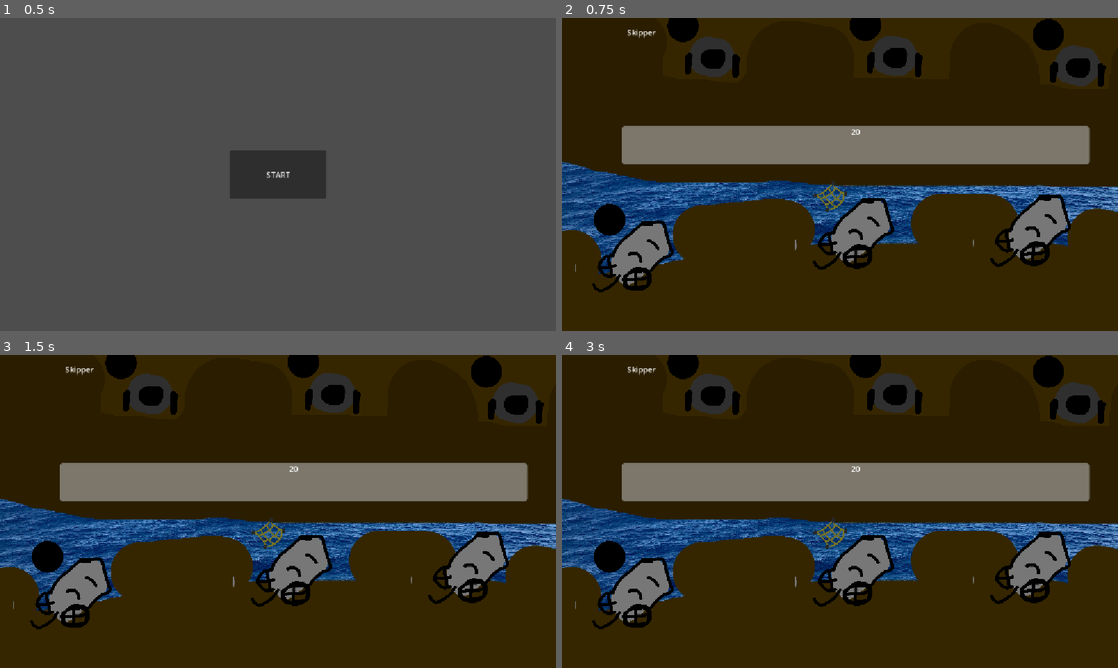
Above: before the commit, frames 1-4 (two rows, left to right).
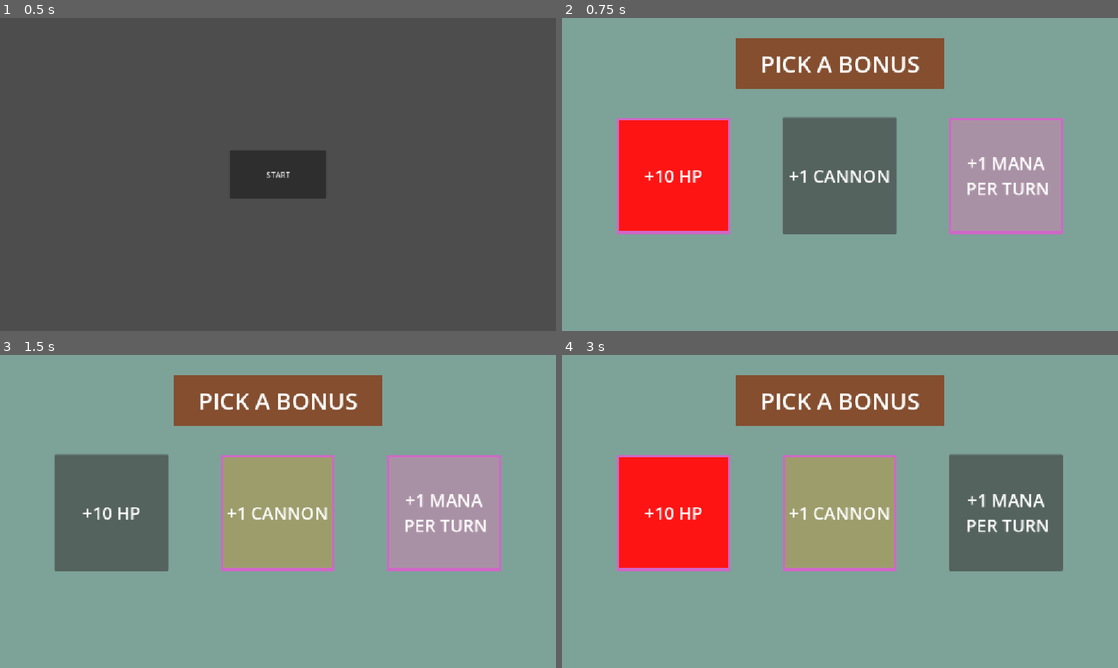
Above: after the commit, the same moments.

Repository: ataylor146/deckbuilder
Game: Godot game, scene res://Scenes/menu.tscn
Same seed, same stepped clock (60 frames per second), same inputs: the game is played once before the commit and once after it. The engine's default icon, where the game draws it, is replaced by a stand-in: a white triangle on a blue panel in a dark square.
Inputs (mouse positions are in pixels of both pictures, inside the frame that each line leads up to):
- Up to frame 1 (0.5 s): no input
- Up to frame 2 (0.75 s): click "START" at 0.5 s
- Up to frame 3 (1.5 s): click (111, 511) at 1.25 s, where only the run after the commit has a clickable "+10 HP"
- Up to frame 4 (3 s): click (840, 511) at 2 s, where only the run after the commit has a clickable "+1 CANNON"; click (1006, 511) at 2.75 s, where only the run after the commit has a clickable "+1 MANA PER TURN"

Frame 1 is identical in both runs. In frame 2, 100% of the frame differs, in the area x 0-100%, y 0-100%; in frame 3, 100%; in frame 4, 100%.
Error after the commit: Attempt to call function 'heal' in base 'null instance' on a null instance. (res://Scenes/loot_1.gd:9)

Commit message:
Lose and Win Panels

Diff:
--- a/Scenes/round_win_panel.tscn
+++ b/Scenes/WinScreen.tscn
@@ -1,4 +1,9 @@
 [gd_scene format=3 uid="uid://c13etwe3nwivd"]
+
+[ext_resource type="Script" uid="uid://b0wmrtv7su13g" path="res://Scenes/loot_1.gd" id="1_68w7f"]
+
+[sub_resource type="StyleBoxFlat" id="StyleBoxFlat_yf5fn"]
+bg_color = Color(0.49173367, 0.63659364, 0.5973249, 1)
 
 [sub_resource type="StyleBoxFlat" id="StyleBoxFlat_g4v7s"]
 bg_color = Color(0.5167997, 0.30669695, 0.18393311, 1)
@@ -35,6 +40,14 @@
 grow_horizontal = 2
 grow_vertical = 2
 
+[node name="BG" type="Panel" parent="." unique_id=1372468068]
+layout_mode = 0
+offset_left = -78.0
+offset_top = -38.0
+offset_right = 1225.0
+offset_bottom = 752.0
+theme_override_styles/panel = SubResource("StyleBoxFlat_yf5fn")
+
 [node name="PickBonusPanel" type="Panel" parent="." unique_id=532640873]
 layout_mode = 0
 offset_left = 361.0
@@ -67,6 +80,7 @@
 offset_right = 349.0
 offset_bottom = 447.0
 theme_override_styles/normal = SubResource("StyleBoxFlat_5s0fj")
+script = ExtResource("1_68w7f")
 
 [node name="Label" type="Label" parent="Loot1" unique_id=187428001]
 layout_mode = 1
--- a/Scenes/board.tscn
+++ b/Scenes/board.tscn
@@ -1,12 +1,16 @@
 [gd_scene format=3 uid="uid://dxwoxvy4rqf1l"]
 
 [ext_resource type="Script" uid="uid://dgqif6xctajgt" path="res://Scripts/board.gd" id="1_8l818"]
+[ext_resource type="PackedScene" uid="uid://badu7qssc7g76" path="res://Scenes/player.tscn" id="2_bh37u"]
 [ext_resource type="Texture2D" uid="uid://dn14lajsy6sgk" path="res://Sprites/ocean.jpg" id="2_shhme"]
 [ext_resource type="PackedScene" uid="uid://bt8mo5dbelmf7" path="res://Scenes/enemy.tscn" id="3_8l818"]
 [ext_resource type="PackedScene" uid="uid://bcourr8d2yg0u" path="res://Scenes/cannon.tscn" id="4_shhme"]
+[ext_resource type="PackedScene" uid="uid://c13etwe3nwivd" path="res://Scenes/WinScreen.tscn" id="5_s4i1f"]
 
 [node name="Board" type="Node2D" unique_id=687119862]
 script = ExtResource("1_8l818")
+
+[node name="Player" parent="." unique_id=499854778 instance=ExtResource("2_bh37u")]
 
 [node name="Hand" type="Node2D" parent="." unique_id=1715343126]
 position = Vector2(564, 524)
@@ -41,4 +45,6 @@
 position = Vector2(322, 88)
 opposing = true
 
+[node name="RoundWinScene" parent="." unique_id=311131055 instance=ExtResource("5_s4i1f")]
+
 [connection signal="defeated" from="Enemy" to="." method="_on_enemy_defeated"]
--- /dev/null
+++ b/Scenes/loot_1.gd
@@ -0,0 +1,10 @@
+extends Button
+
+@onready var player = $Player
+func _ready() -> void:
+	pressed.connect(_on_pressed)
+
+func _on_pressed() -> void:
+	print("YOU GOT +10 HP")
+	player.heal(-10);
+	$Enemy.setup(load("res://enemies/skipper.tres"))
--- a/Scripts/board.gd
+++ b/Scripts/board.gd
@@ -60,4 +60,4 @@
 
 func _on_enemy_defeated() -> void:
 	print("enemy down!")
-	$Enemy.setup(load("res://enemies/skipper.tres"))
+	get_tree().change_scene_to_file("res://Scenes/round_win_panel.tscn")
--- a/Scripts/player.gd
+++ b/Scripts/player.gd
@@ -21,7 +21,7 @@
 
 	hp -= dmg
 	if (hp <= 0):
-		print("LOSE")
+		get_tree().change_scene_to_file("res://Scenes/lose_scene.tscn")
 	if CANNONS != check_cannons():
 		CANNONS = check_cannons()
 		print("--------------CANNON DESTROYED! NOW YOU HAVE " + str(CANNONS) + " CANNONS -------------------")
Not shown, added: Scenes/loot_1.gd.uid
